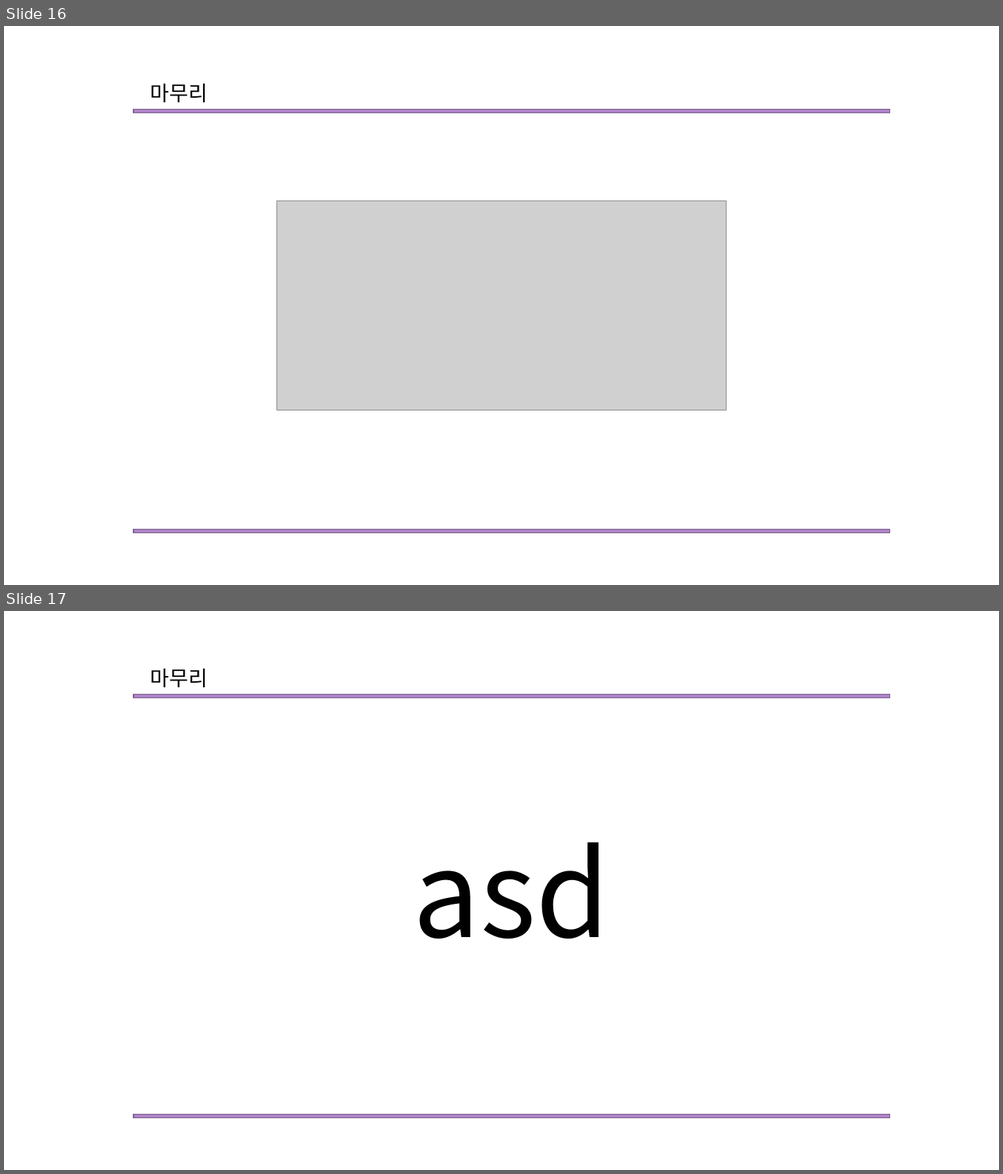
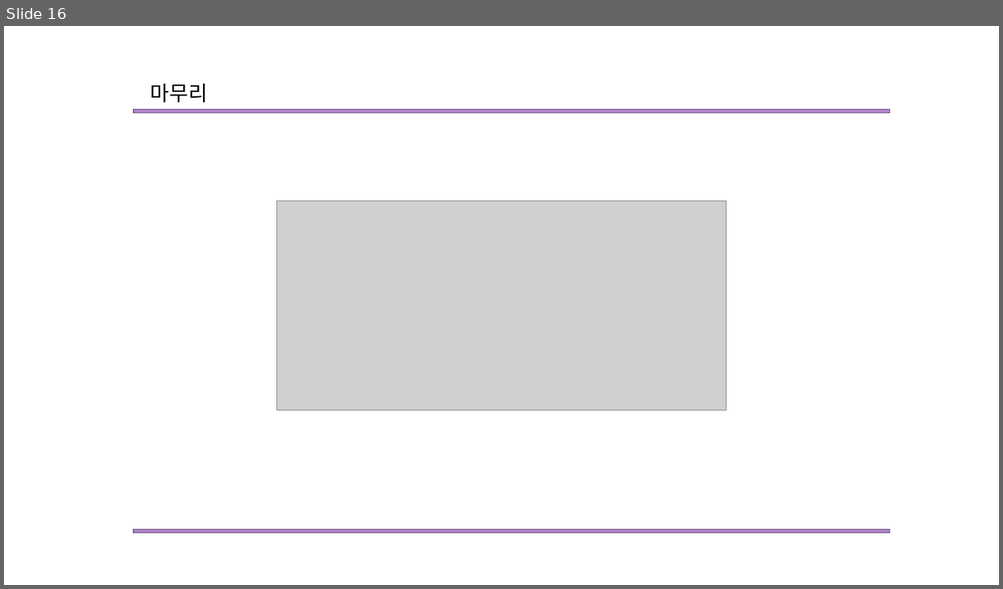
Before and after one commit to Mikusnuz/MyPractice, a slide deck: Study/6. React.pptx. Shown one above the other, each under a label of ours: slides 16 and 17 before the commit, slide 16 after it. The pictures are 1003x1174 and 1003x589 pixels, drawn with LibreOffice and Linux fonts; fonts in the diff are those of the drawing; grey boxes stand for pictures. Boxes give left, top, right and bottom in pixels: in the first picture for what was removed or moved away, otherwise in the second. Text is boxed around its words. In the diff, an @@ line names an element or a change of style, - is before the commit and + after.

```diff
--- a/Study/6. React.pptx
+++ b/Study/6. React.pptx
@@ slide 17 removed at [4, 611, 999, 1170], background #FFFFFF @@
@@ text removed at [151, 668, 208, 688] @@
-마무리
@@ rectangle removed at [133, 695, 890, 698] @@
@@ text removed at [413, 843, 610, 939] @@
-asd
@@ rectangle removed at [133, 1115, 890, 1119] @@
```
Also in this commit, not shown: 2 slides changed, 1 other file.
